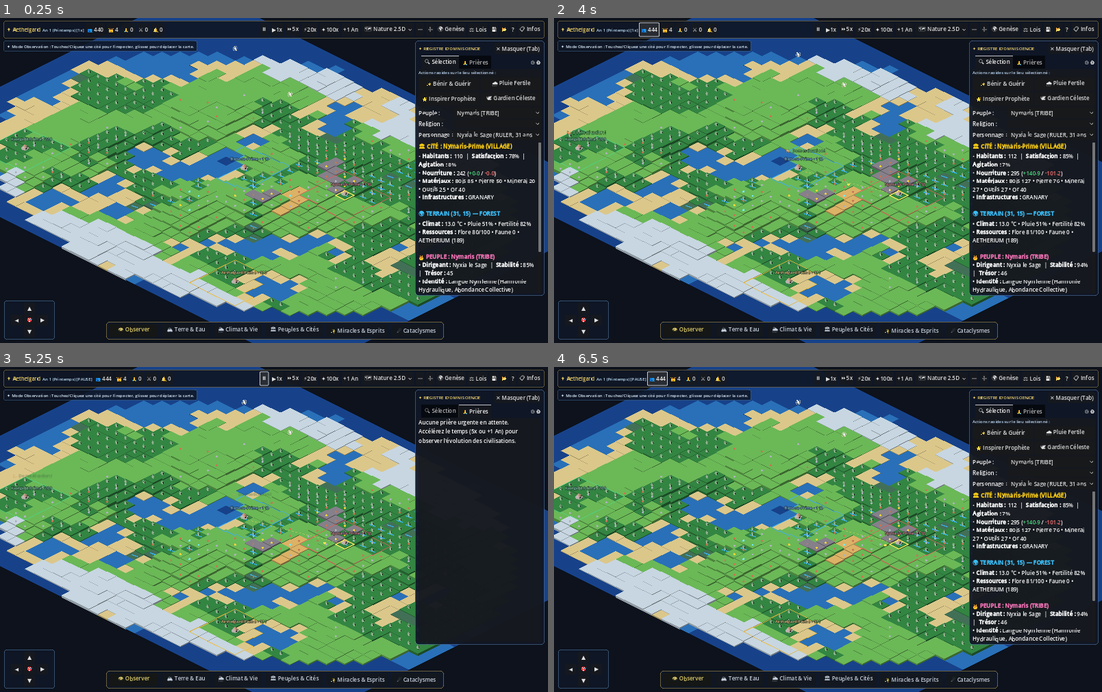
Above: before the commit, frames 1-4 (two rows, left to right).
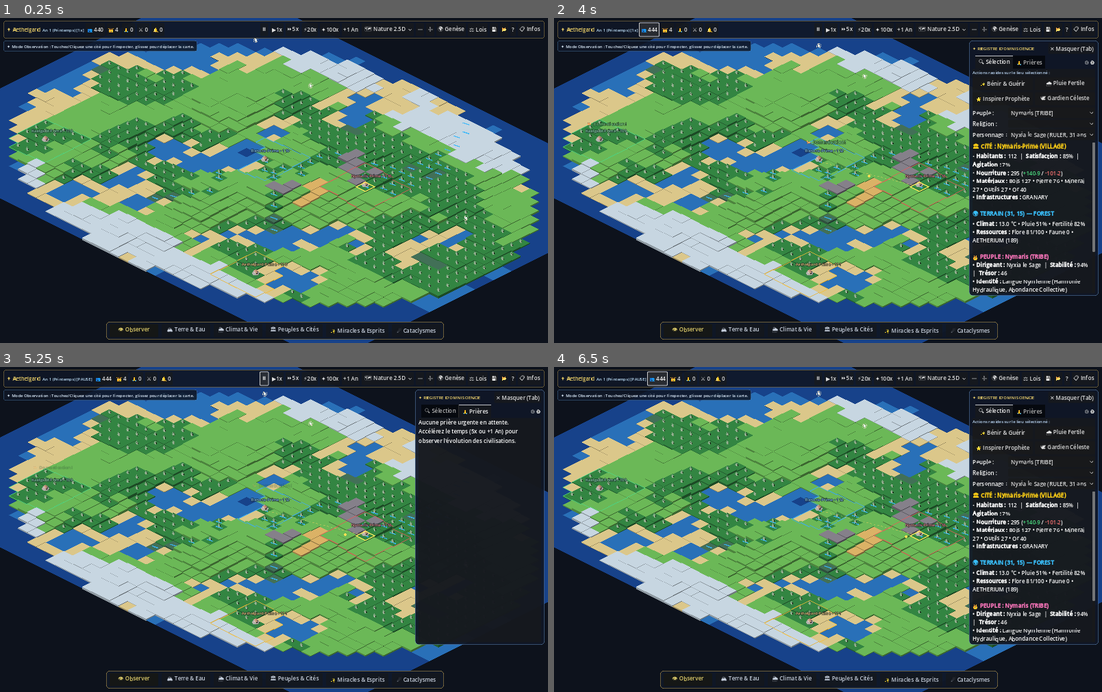
Above: after the commit, the same moments.

Repository: SoKie777/genesis-divine-sim
Game: Godot game, scene res://scenes/main.tscn
Two runs of this game, one before a commit and one after it. Both use one fixed random seed, a clock stepped at 60 frames per second and the inputs below.
Inputs:
- Up to frame 1 (0.25 s): no input
- Up to frame 2 (4 s): click "👥 440" at 0.5 s; click "👑 4" at 1.25 s; click "🙏 0" at 2 s; click "⚔ 0" at 2.75 s; click "👥 444" at 3.5 s
- Up to frame 3 (5.25 s): click "🔔 0" at 4.25 s; click "⏸" at 5 s
- Up to frame 4 (6.5 s): click "👥 444" at 5.75 s

The runs differ from the first frame. In frame 1, 50% of the frame differs, in the area x 0-100%, y 0-100%; in frame 2, 37%; in frame 3, 37%; in frame 4, 37%.

Commit message:
fix(pc): polish PC controls, disable emulated touch on desktop, auto-center world, hide drawer by default

Diff:
--- a/project.godot
+++ b/project.godot
@@ -26,7 +26,7 @@
 
 [input_devices]
 
-pointing/emulate_touch_from_mouse=true
+pointing/emulate_touch_from_mouse=false
 pointing/emulate_mouse_from_touch=true
 
 [rendering]
--- a/scripts/ui/isometric_world_renderer.gd
+++ b/scripts/ui/isometric_world_renderer.gd
@@ -133,8 +133,8 @@
 		var rect_size: Vector2 = get_viewport_rect().size
 		if rect_size.x > 10.0:
 			vp_size = rect_size
-	var mid_iso: Vector2 = _grid_to_iso_raw(int(state.width / 2), int(state.height / 2), 0.0)
-	camera_offset = vp_size * 0.5 - mid_iso * camera_zoom + Vector2(-60.0, 10.0)
+	var mid_iso: Vector2 = _grid_to_iso_raw(float(state.width) * 0.5, float(state.height) * 0.5, 0.0)
+	camera_offset = vp_size * 0.5 - mid_iso * camera_zoom + Vector2(0.0, -15.0)
 	_dirty = true
 
 
@@ -234,14 +234,14 @@
 				_pan_drag_distance = 0.0
 			else:
 				_is_panning = false
-				if mb.button_index == MOUSE_BUTTON_RIGHT and _pan_drag_distance < 8.0:
+				if mb.button_index == MOUSE_BUTTON_RIGHT and _pan_drag_distance < 6.0:
 					right_click_cancel.emit()
 		elif mb.button_index == MOUSE_BUTTON_LEFT:
 			if mb.pressed:
 				_is_left_down = true
 				_left_down_pos = mb.position
 				_left_drag_distance = 0.0
-				if not is_observe_mode and _touches.size() < 2 and not Input.is_key_pressed(KEY_SPACE):
+				if not is_observe_mode and not Input.is_key_pressed(KEY_SPACE):
 					var coord: Vector2i = screen_to_grid(mb.position)
 					if state.is_valid_coord(coord.x, coord.y):
 						selected_tile = coord
@@ -249,8 +249,8 @@
 						_dirty = true
 						tile_clicked.emit(coord.x, coord.y, MOUSE_BUTTON_LEFT)
 			else:
-				if _is_left_down and is_observe_mode and _left_drag_distance < 14.0 and _touches.size() < 2:
-					var coord2: Vector2i = screen_to_grid(mb.position)
+				if _is_left_down and is_observe_mode and _left_drag_distance < 8.0:
+					var coord2: Vector2i = screen_to_grid(_left_down_pos)
 					if state.is_valid_coord(coord2.x, coord2.y):
 						selected_tile = coord2
 						_dirty = true
@@ -262,11 +262,17 @@
 		var mm: InputEventMouseMotion = event
 		if _touches.size() >= 2:
 			return
-		if _is_panning or (_is_left_down and (is_observe_mode or Input.is_key_pressed(KEY_SPACE))):
+		if _is_panning:
 			camera_offset += mm.relative
 			_pan_drag_distance += mm.relative.length()
+			_dirty = true
+			return
+
+		if _is_left_down and (is_observe_mode or Input.is_key_pressed(KEY_SPACE)):
 			_left_drag_distance += mm.relative.length()
-			_dirty = true
+			if _left_drag_distance >= 6.0:
+				camera_offset += mm.relative
+				_dirty = true
 			return
 
 		if _is_over_ui(mm.position) and not _is_left_down:
@@ -617,7 +623,7 @@
 			draw_circle(center + Vector2(-hw * 0.2, -hh * 0.15), 5.0 * camera_zoom, Color(0.14, 0.42, 0.18))
 
 	var min_type: String = String(tile.get("mineral_type", "NONE"))
-	if min_type != "NONE" and float(tile.get("mineral_reserve", 0.0)) > 10.0 and camera_zoom >= 0.62:
+	if min_type != "NONE" and float(tile.get("mineral_reserve", 0.0)) > 10.0 and (overlay_mode in ["WEALTH", "ELEVATION"] or camera_zoom >= 1.15):
 		var m_col: Color = Color(0.68, 0.70, 0.74)
 		if min_type == "IRON":
 			m_col = Color(0.78, 0.46, 0.32)
@@ -625,7 +631,7 @@
 			m_col = Color(0.98, 0.84, 0.22)
 		elif min_type == "AETHERIUM":
 			m_col = Color(0.45, 0.92, 0.98)
-		draw_circle(center + Vector2(0.0, hh * 0.22), 3.2 * camera_zoom, m_col)
+		draw_circle(center + Vector2(0.0, hh * 0.22), 3.0 * camera_zoom, m_col)
 
 	if int(tile.get("sacred_site_id", -1)) != -1:
 		if not _draw_sprite_or_fallback("sanctuary", center + Vector2(0.0, -10.0 * camera_zoom), 34.0 * camera_zoom):
--- a/scripts/ui/main_game.gd
+++ b/scripts/ui/main_game.gd
@@ -440,6 +440,7 @@
 	_nav_panel.offset_top = -124.0
 	_nav_panel.offset_bottom = -12.0
 	_nav_panel.offset_right = 160.0
+	_nav_panel.visible = OS.has_feature("mobile")
 	add_child(_nav_panel)
 
 	var nav_vbox := VBoxContainer.new()
@@ -496,6 +497,7 @@
 	_right_drawer.offset_bottom = -138.0
 	_right_drawer.offset_left = -388.0
 	_right_drawer.offset_right = -10.0
+	_right_drawer.visible = false
 	add_child(_right_drawer)
 
 	var drawer_vbox := VBoxContainer.new()
--- /dev/null
+++ b/tools/snap_pc.gd
@@ -0,0 +1,13 @@
+extends SceneTree
+
+func _initialize() -> void:
+	var packed: PackedScene = load("res://scenes/main.tscn")
+	var main_ui: Control = packed.instantiate()
+	root.add_child(main_ui)
+	for i in range(15):
+		await process_frame
+	var img: Image = root.get_viewport().get_texture().get_image()
+	if img != null and not img.is_empty():
+		img.save_png("C:/Users/Chris Eric/.gemini/antigravity/scratch/genesis-divine-sim/pc_snap.png")
+		print("[SNAP] Saved pc_snap.png successfully! Size: ", img.get_size())
+	quit(0)
Binary file changed: assets/sprites/preview_ingame.png
Not shown, changed: .github/workflows/android-apk.yml
